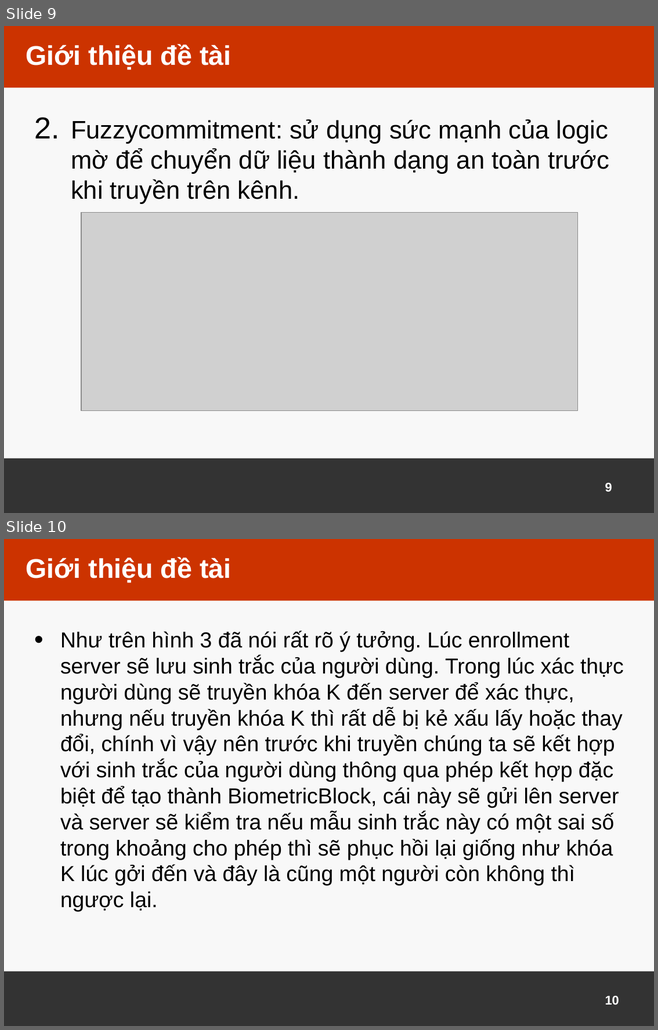
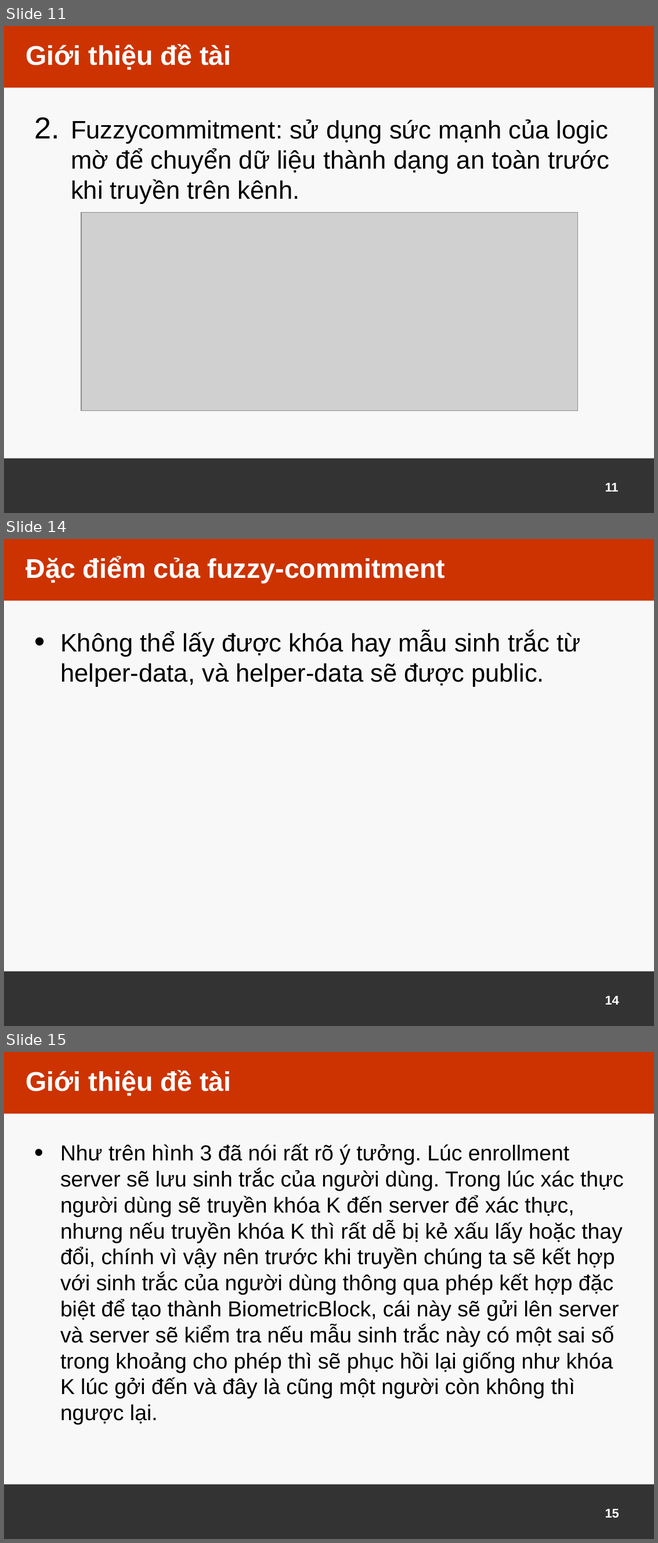
Before and after one commit to xnguyena2/test, a slide deck: Slide.pptx. Shown one above the other, each under a label of ours: slides 9 and 10 before the commit, slides 11, 14 and 15 after it; the slides between them are not shown. The pictures are 658x1030 and 658x1543 pixels, drawn with LibreOffice and Linux fonts; fonts in the diff are those of the drawing; grey boxes stand for pictures; background and template pictures are left out. Boxes give left, top, right and bottom in pixels: in the first picture for what was removed or moved away, otherwise in the second. Text is boxed around its words. In the diff, an @@ line names an element or a change of style, - is before the commit and + after.

```diff
--- a/Slide.pptx
+++ b/Slide.pptx
@@ slide 14 added at [4,539,654,1026], background #F8F8F8; not listed: 2 template elements that a slide beside it also shows @@
@@ title added at [25,556,445,583], 30 pt, text #FFFFFF, bold @@
+Đặc điểm của fuzzy-commitment
@@ text added at [60,631,581,687], 28 pt, text #000000 @@
+• Không thể lấy được khóa hay mẫu sinh trắc từ helper-data, và helper-data sẽ được public.
@@ page number added at [605,996,619,1005], 14 pt, text #FFFFFF @@
+14
@@ what was slide 9 is now slide 11 @@
@@ page number at [605,483,618,492]: text changed @@
-9
+11
@@ what was slide 10 is now slide 15 @@
@@ page number at [605,1509,619,1518]: text changed @@
-10
+15
```
Also in this commit, not shown: 3 slides changed, 9 other slides added, 2 other files.
